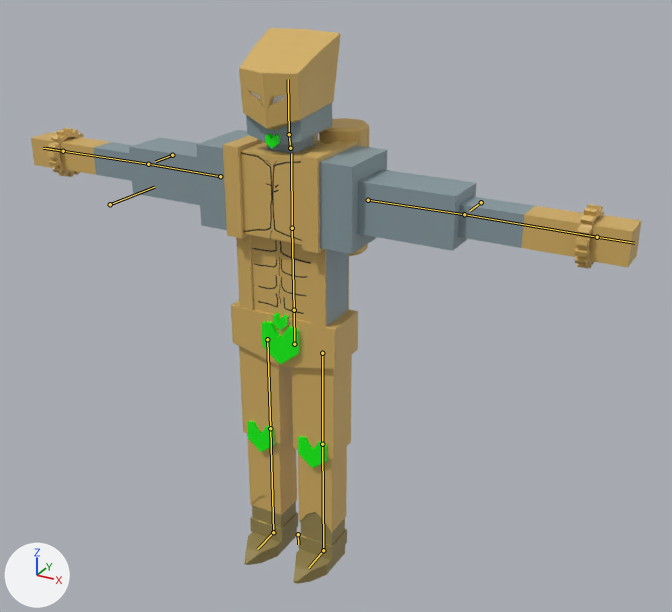
Renders of the Blender file Models/DIO/The World.blend from each side of a commit.
Camera for both pictures: a 50 mm lens placed at (1.57, -2.55, 2.33), pointed at (0.19, -0.04, 1.08). The lights are fixed; the arrows at lower left show +X, +Y and +Z. The bones that bend it are drawn over the model as lines.

Names of what the first picture shows: 'The World'.
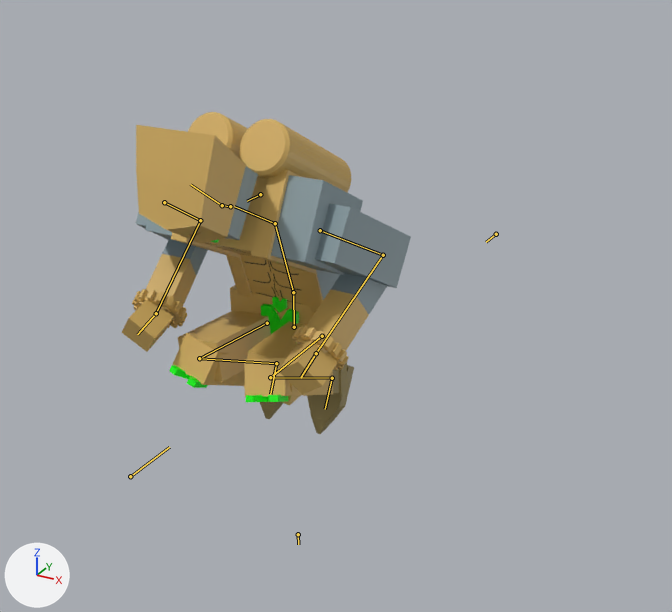
The newer file adds an action. The first version stands in its rest pose; the second is drawn at frame 1 of the action 'StandStandBarrageInit'.

Where the change shows, as pixel boxes (x1, y1, x2, y2) in the pictures (672 x 612 px):
'The World', posed (53% narrower, 42% shorter): before (31, 28, 641, 584); after (122, 112, 411, 434)
bone 'hand_IK.R', root to tip: before (63, 151) to (45, 148); after (156, 313) to (140, 331)
bone 'arm_IK.L', root to tip: before (481, 202) to (469, 211); after (496, 234) to (486, 242)
bone 'arm_IK.R', root to tip: before (172, 155) to (155, 161); after (260, 194) to (247, 201)
bone 'hand_IK.L', root to tip: before (597, 237) to (629, 242); after (316, 353) to (303, 374)
bone 'HeadTrack', root to tip: before (110, 204) to (154, 187); after (130, 476) to (169, 447)
bone 'hips', root to tip: before (294, 344) to (294, 310); after (294, 327) to (293, 292)
bone 'lower_torso', root to tip: before (294, 310) to (292, 228); after (293, 292) to (275, 223)
bone 'upper_torso', root to tip: before (292, 228) to (291, 153); after (275, 223) to (234, 206)
bone 'upper_arm.L', root to tip: before (368, 200) to (464, 214); after (320, 230) to (383, 255)
bone 'upper_arm.R', root to tip: before (220, 176) to (148, 164); after (164, 202) to (200, 220)

The edits, one by one:
Bone 'hand_IK.R' (bone_hand_ik_r) moves from (0.0, 0.0, 0.0) to (-0.37, -0.708, -0.377).
Bone 'hand_IK.R' (bone_hand_ik_r) turns from (0, 0, 0) to (-31, 47, 65) degrees about its own x, y and z.
Bone 'foot_IK.L' (bone_foot_ik_l) moves from (0.0, 0.0, 0.0) to (-0.005, -0.062, 0.727).
Bone 'foot_IK.L' (bone_foot_ik_l) turns from (0, 0, 0) to (-65, -1, -2) degrees about its own x, y and z.
Bone 'knee_IK.L' (bone_knee_ik_l) moves from (0.0, 0.0, 0.0) to (-0.316, 1.201, 0.566).
Bone 'foot_IK.R' (bone_foot_ik_r) moves from (0.0, 0.0, 0.0) to (0.005, -0.062, 0.727).
Bone 'foot_IK.R' (bone_foot_ik_r) turns from (0, 0, 0) to (-65, 1, 2) degrees about its own x, y and z.
Bone 'knee_IK.R' (bone_knee_ik_r) moves from (0.0, 0.0, 0.0) to (0.316, 1.201, 0.566).
Bone 'arm_IK.L' (bone_arm_ik_l) moves from (0.0, 0.0, 0.0) to (0.093, -0.441, -0.256).
Bone 'arm_IK.R' (bone_arm_ik_r) moves from (0.0, 0.0, 0.0) to (-0.093, -0.441, -0.256).
Bone 'hand_IK.L' (bone_hand_ik_l) moves from (0.0, 0.0, 0.0) to (0.37, -0.708, -0.377).
Bone 'hand_IK.L' (bone_hand_ik_l) turns from (0, 0, 0) to (-31, -47, -65) degrees about its own x, y and z.
Bone 'HeadTrack' (bone_headtrack) moves from (0.0, 0.0, 0.0) to (0.0, -0.787, 0.028).
Bone 'hips' (bone_hips) moves from (0.0, 0.0, 0.0) to (0.0, 0.066, 0.0).
Bone 'lower_torso' (bone_lower_torso) turns from (0, 0, 0) to (20, 0, 0) degrees about its own x, y and z.
Bone 'upper_torso' (bone_upper_torso) turns from (0, 0, 0) to (42, 0, 0) degrees about its own x, y and z.
Bone 'upper_arm.L' (bone_upper_arm_l) moves from (0.0, 0.0, 0.0) to (-0.081, -0.001, -0.014).
Bone 'upper_arm.R' (bone_upper_arm_r) moves from (0.0, 0.0, 0.0) to (0.081, -0.001, -0.014).
